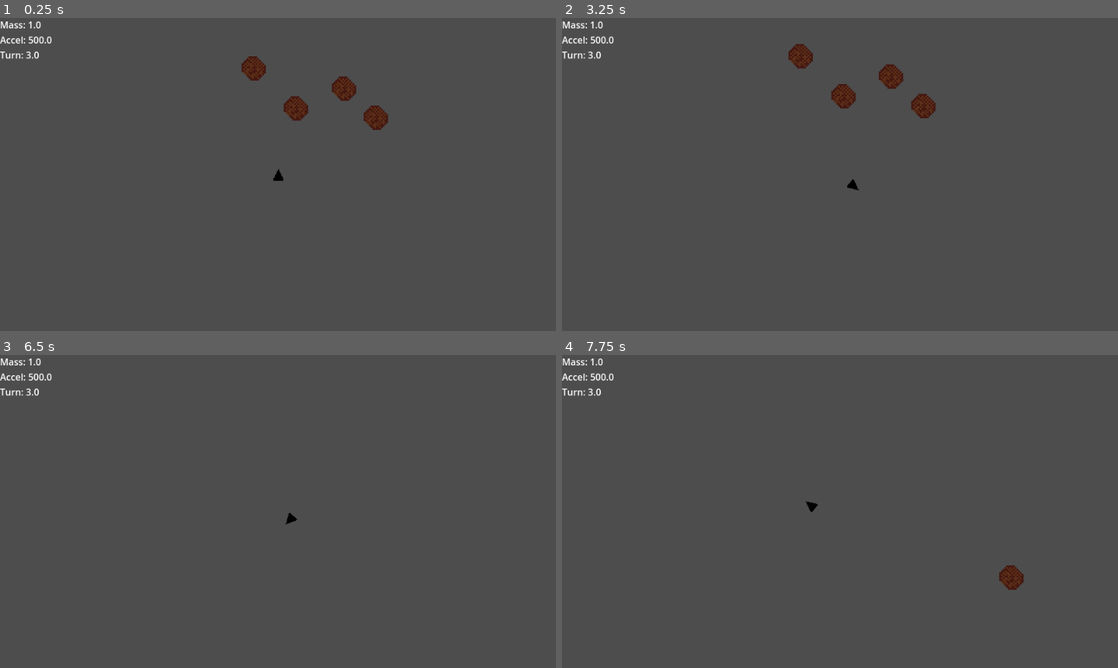
Above: before the commit, frames 1-4 (two rows, left to right).
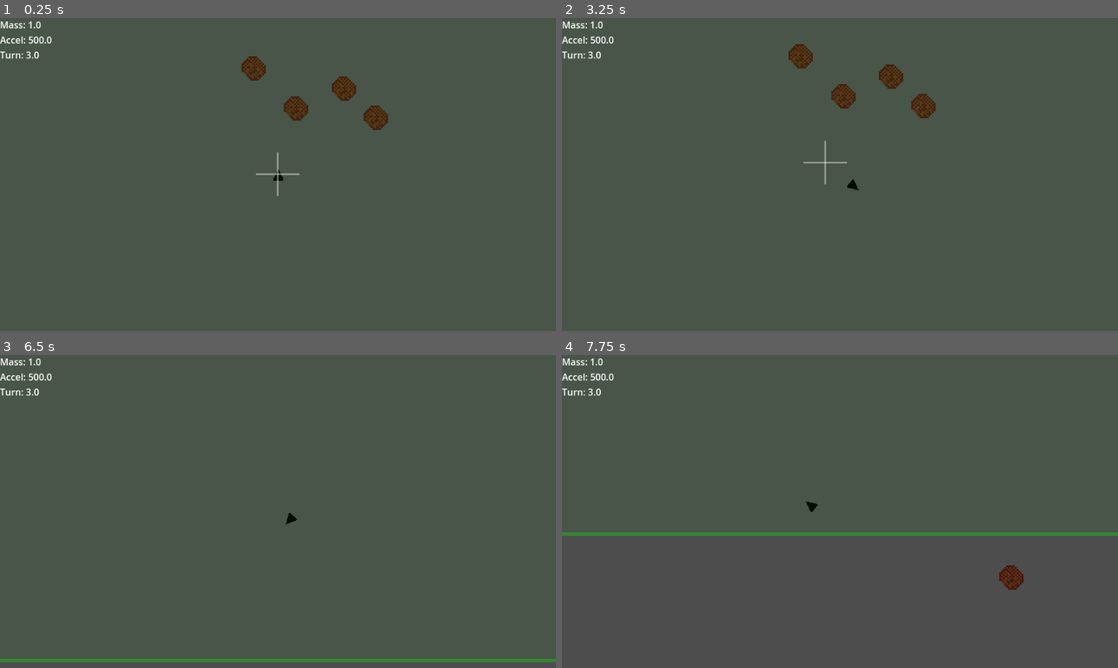
Above: after the commit, the same moments.

Repository: DMAlexander/katamari-asteroids
Game: Godot game, scene res://scenes/levels/test_level.tscn
Same seed, same stepped clock (60 frames per second), same inputs: the game is played once before the commit and once after it.
Inputs:
- Up to frame 1 (0.25 s): no input
- Up to frame 2 (3.25 s): tap Enter at 0.5 s; hold D (move_right) 0.53-1.28 s; hold Space (shoot) 0.53-1.28 s; hold A (move_left) 1.28-2.03 s; tap Space (shoot) at 1.35, 2.85 s; hold D (move_right) 2.03-2.78 s; hold Space (shoot) 2.03-2.78 s; hold W (move_forward) from 2.78 s (still down)
- Up to frame 3 (6.5 s): release W (move_forward) at 3.53 s; hold Space (shoot) 3.53-4.28 s; hold A (move_left) 3.53-5.78 s; tap Space (shoot) at 4.35, 5.85 s; hold Space (shoot) 5.03-5.78 s; hold D (move_right) from 5.78 s (still down)
- Up to frame 4 (7.75 s): release D (move_right) at 6.53 s; hold W (move_forward) 6.53-7.28 s; hold Space (shoot) 6.53-7.28 s; hold D (move_right) from 7.28 s (still down); tap Space (shoot) at 7.35 s

The runs differ from the first frame. In frame 1, 0.1% of the frame differs, in the area x 46-54%, y 42-57%; in frame 2, 0.1%; in frame 3, 1.1%, in the area x 0-100%, y 97-99%; in frame 4, 1.1%.

Commit message:
Arena and Arena debugger

Diff:
--- /dev/null
+++ b/scenes/arena/arena.gd
@@ -0,0 +1,50 @@
+extends Node2D
+
+@export var size := Vector2(2000, 1200)
+@export var show_debug := true
+
+func _ready():
+	queue_redraw()
+
+
+# -------------------------
+# CORE API
+# -------------------------
+
+func get_bounds() -> Rect2:
+	# Centered arena: (0,0) is the middle of the world
+	return Rect2(-size * 0.5, size)
+
+
+# -------------------------
+# DEBUG DRAW
+# -------------------------
+
+func _draw():
+
+	if not show_debug:
+		return
+
+	var rect = get_bounds()
+
+	# --- faint fill (helps readability) ---
+	draw_rect(rect, Color(0, 1, 0, 0.05), true)
+
+	# --- boundary outline ---
+	draw_rect(rect, Color(0, 1, 0, 0.3), false, 4.0)
+
+	# --- center crosshair ---
+	draw_line(Vector2(-25, 0), Vector2(25, 0), Color(1, 1, 1, 0.4), 2)
+	draw_line(Vector2(0, -25), Vector2(0, 25), Color(1, 1, 1, 0.4), 2)
+
+	# --- corner markers (very useful for camera debugging) ---
+	var tl = rect.position
+	var tr = Vector2(rect.end.x, rect.position.y)
+	var bl = Vector2(rect.position.x, rect.end.y)
+	var br = rect.end
+
+	var c = Color(1, 1, 1, 0.25)
+	draw_circle(tl, 8, c)
+	draw_circle(tr, 8, c)
+	draw_circle(bl, 8, c)
+	draw_circle(br, 8, c)
--- /dev/null
+++ b/scenes/arena/arena.tscn
@@ -0,0 +1,6 @@
+[gd_scene load_steps=2 format=3 uid="uid://dq3rw7dnmr60h"]
+
+[ext_resource type="Script" uid="uid://b3mb7vsw4shee" path="res://scenes/arena/arena.gd" id="1_1qjuf"]
+
+[node name="Arena" type="Node2D"]
+script = ExtResource("1_1qjuf")
--- a/scenes/levels/test_level.tscn
+++ b/scenes/levels/test_level.tscn
@@ -1,9 +1,10 @@
-[gd_scene load_steps=5 format=3 uid="uid://xriadxufhsx8"]
+[gd_scene load_steps=6 format=3 uid="uid://xriadxufhsx8"]
 
 [ext_resource type="PackedScene" uid="uid://yqfc8kkwk0hx" path="res://scenes/player/Player.tscn" id="1_jbqir"]
 [ext_resource type="PackedScene" uid="uid://bkao1ywcuegt2" path="res://scenes/debris/debris.tscn" id="2_yautc"]
 [ext_resource type="Script" uid="uid://cuqwumodo758e" path="res://scenes/levels/wave_manager.gd" id="3_fr1um"]
 [ext_resource type="Script" uid="uid://dwo07fh72fpli" path="res://scenes/levels/game_manager.gd" id="4_v45ci"]
+[ext_resource type="PackedScene" uid="uid://dq3rw7dnmr60h" path="res://scenes/arena/arena.tscn" id="5_48ne7"]
 
 [node name="TestLevel" type="Node2D"]
 
@@ -40,3 +41,5 @@
 
 [node name="GameManager" type="Node" parent="."]
 script = ExtResource("4_v45ci")
+
+[node name="Arena" parent="." instance=ExtResource("5_48ne7")]
Not shown, added: scenes/arena/arena.gd.uid
